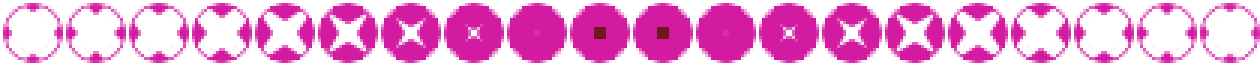
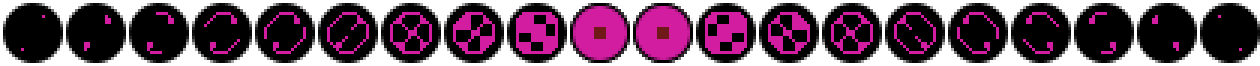
The second 1260x66 image is a revision of the first. Changes to its layers:
removed layer "Camada 1" over [3, 3, 1260, 63]
added layer "Linha 2 copiar" above "Linha 2" over [633, 3, 1260, 63]
added layer "Linha 2" over [3, 3, 630, 63]
